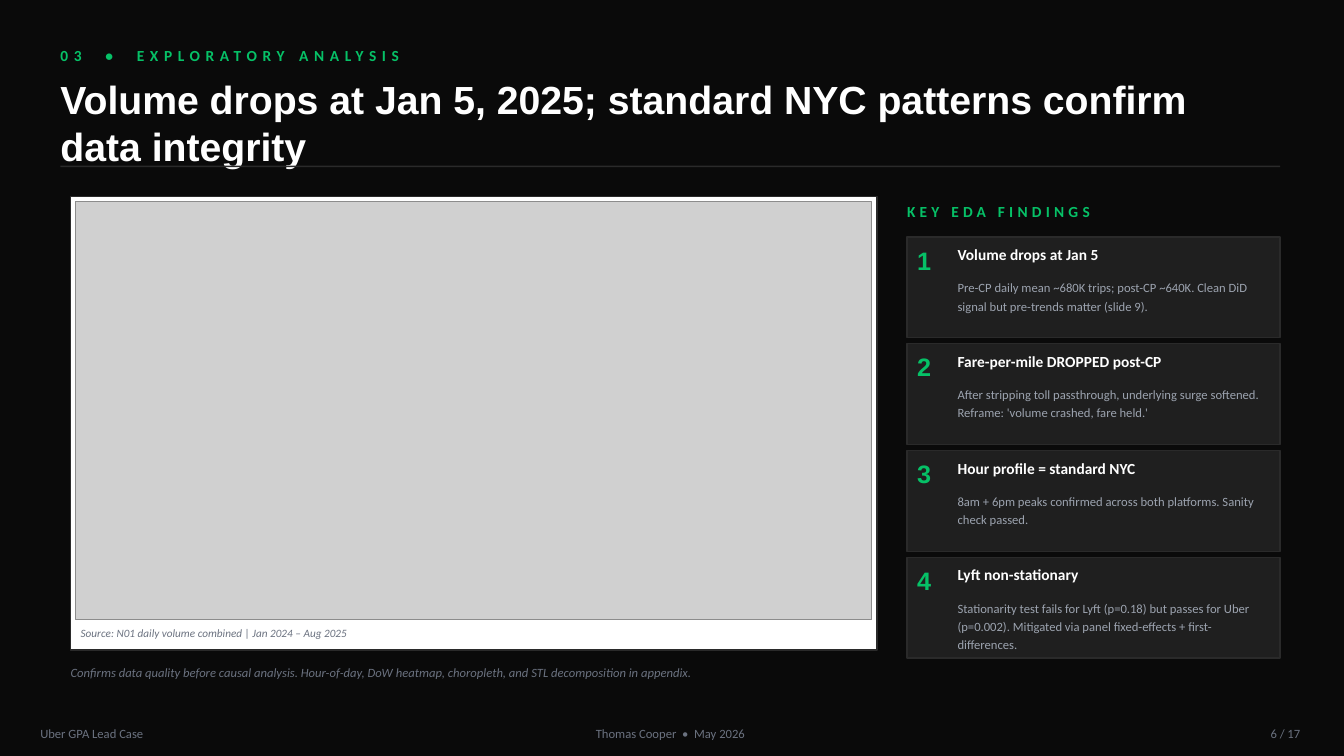
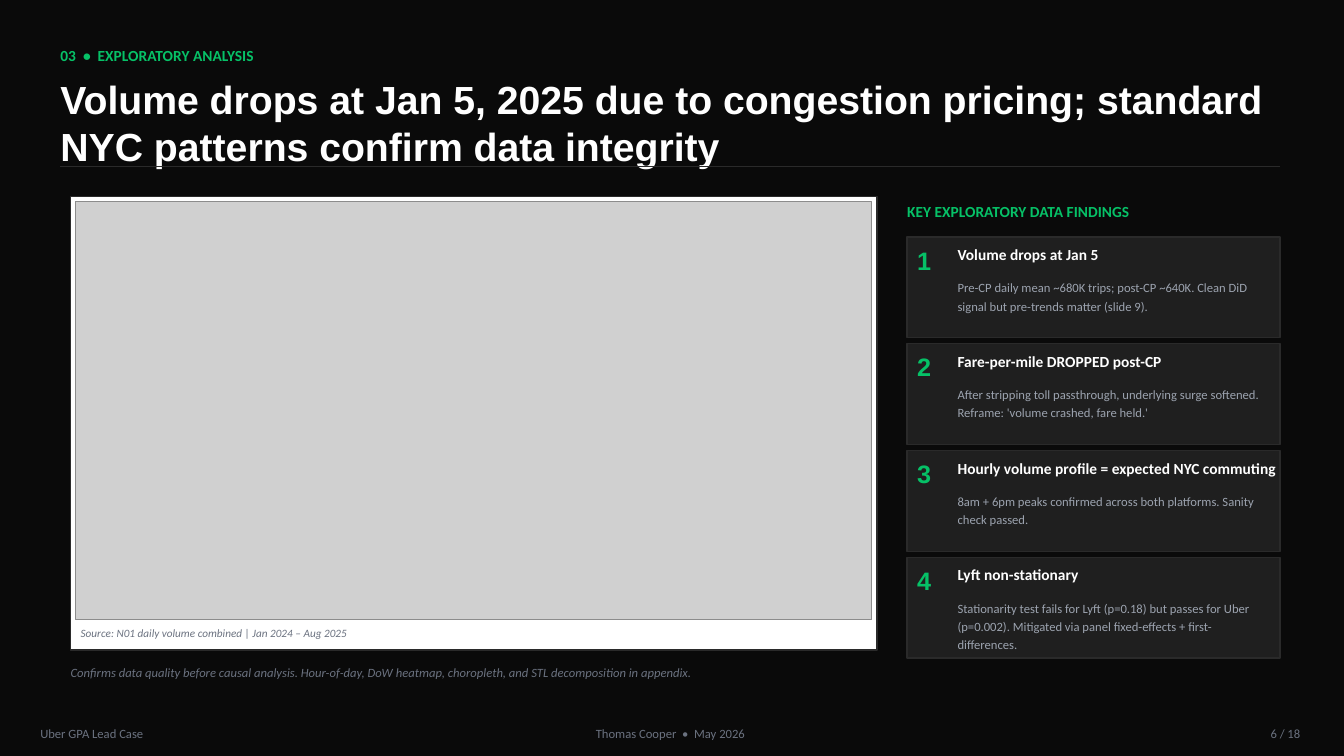
Before and after one commit to Tcooper4/UBER, a slide deck: slide 6 of deck/Cooper_Uber_GPA_Case_Deck.pptx. Drawn at 1344x756 pixels with LibreOffice and Linux fonts; fonts in the diff are those of the drawing; grey boxes stand for pictures. Boxes give left, top, right and bottom in pixels: in the first picture for what was removed or moved away, otherwise in the second. Text is boxed around its words. In the diff, an @@ line names an element or a change of style, - is before the commit and + after.

```diff
--- a/deck/Cooper_Uber_GPA_Case_Deck.pptx
+++ b/deck/Cooper_Uber_GPA_Case_Deck.pptx
@@ text "03 • EXPLORATORY ANALYSIS" at bbox=[60, 51, 254, 61]: letter spacing 4 to 0 pt @@
@@ text at bbox=[60, 85, 1262, 169]: text changed @@
-Volume drops at Jan 5, 2025; standard NYC patterns confirm data integrity
+Volume drops at Jan 5, 2025 due to congestion pricing; standard NYC patterns confirm data integrity
@@ text at bbox=[907, 207, 1129, 217]: text changed @@
-KEY EDA FINDINGS
+KEY EXPLORATORY DATA FINDINGS
@@ text at bbox=[958, 463, 1276, 477]: text changed @@
-Hour profile = standard NYC
+Hourly volume profile = expected NYC commuting
@@ text at bbox=[1271, 729, 1300, 738]: text changed @@
-6 / 17
+6 / 18
```
Also in this commit, not shown: 16 other slides changed, 1 slide added, 4 other files.
